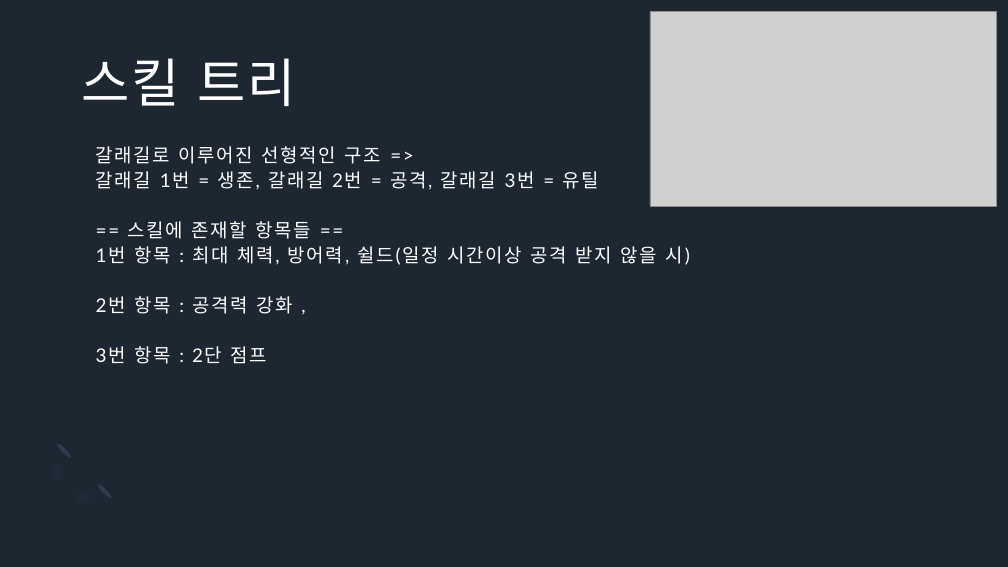
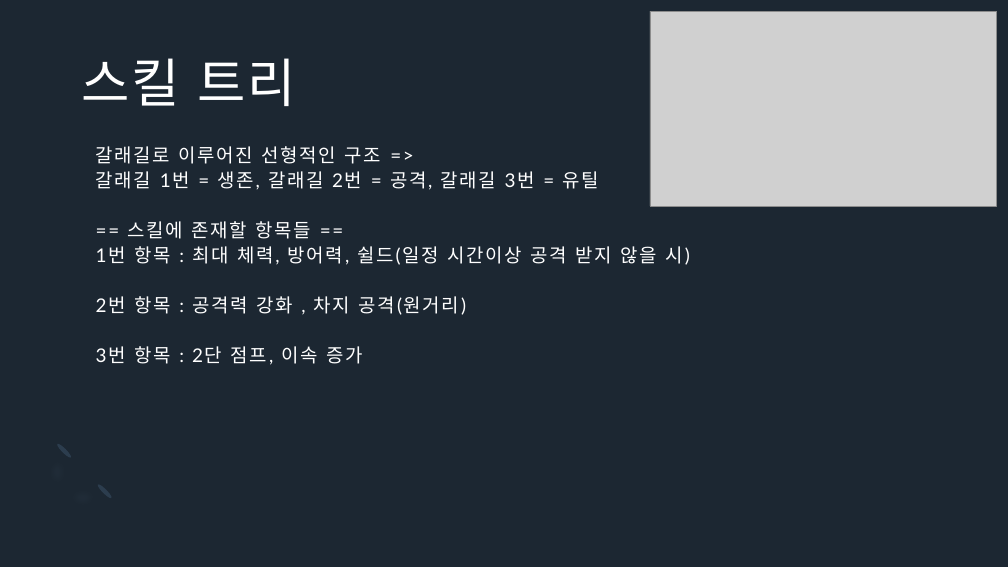
Before and after one commit to Icloy/2D_Roguelike, a slide deck: slide 15 of 기획서.pptx (slide 14 before the commit). Drawn at 1008x567 pixels with LibreOffice and Linux fonts; fonts in the diff are those of the drawing; grey boxes stand for pictures. Boxes give left, top, right and bottom in pixels: in the first picture for what was removed or moved away, otherwise in the second. Text is boxed around its words. In the diff, an @@ line names an element or a change of style, - is before the commit and + after.

```diff
--- a/기획서.pptx
+++ b/기획서.pptx
@@ title at <box>96,146,683,365</box>: text changed @@
-갈래길로 이루어진 선형적인 구조 =>
-갈래길 1번 = 생존, 갈래길 2번 = 공격, 갈래길 3번 = 유틸
-== 스킬에 존재할 항목들 ==
-1번 항목 : 최대 체력, 방어력, 쉴드(일정 시간이상 공격 받지 않을 시)
-2번 항목 : 공격력 강화 ,
-3번 항목 : 2단 점프
+갈래길로 이루어진 선형적인 구조 =>
+갈래길 1번 = 생존, 갈래길 2번 = 공격, 갈래길 3번 = 유틸
+== 스킬에 존재할 항목들 ==
+1번 항목 : 최대 체력, 방어력, 쉴드(일정 시간이상 공격 받지 않을 시)
+2번 항목 : 공격력 강화 , 차지 공격(원거리)
+3번 항목 : 2단 점프, 이속 증가
```
Also in this commit, not shown: 9 other slides changed, 3 slides added.
